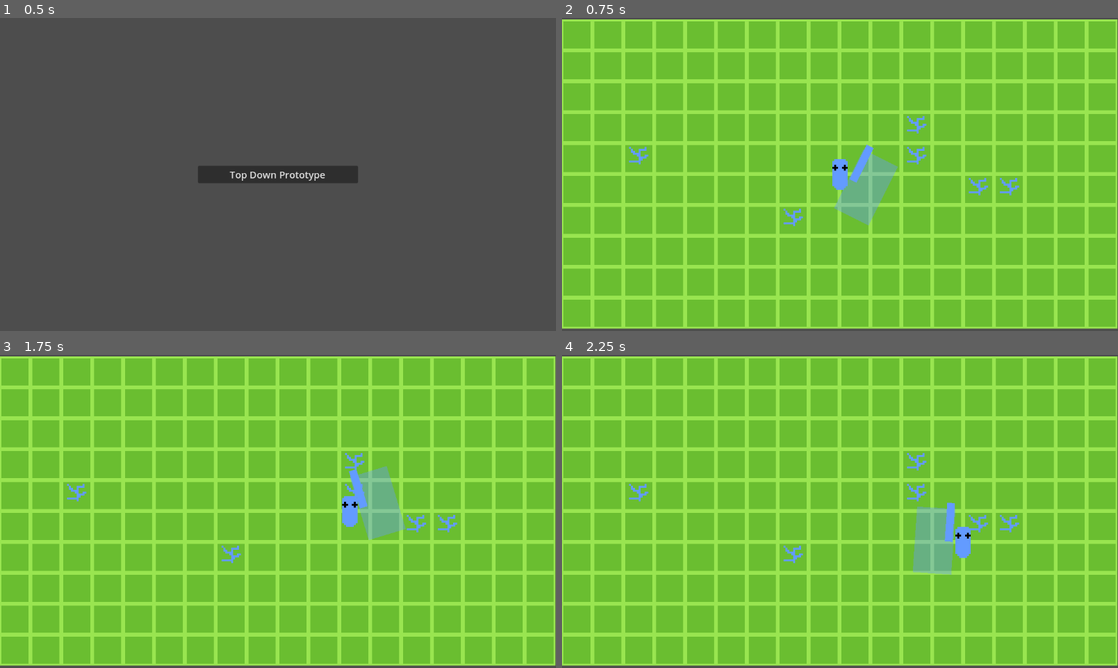
Above: before the commit, frames 1-4 (two rows, left to right).
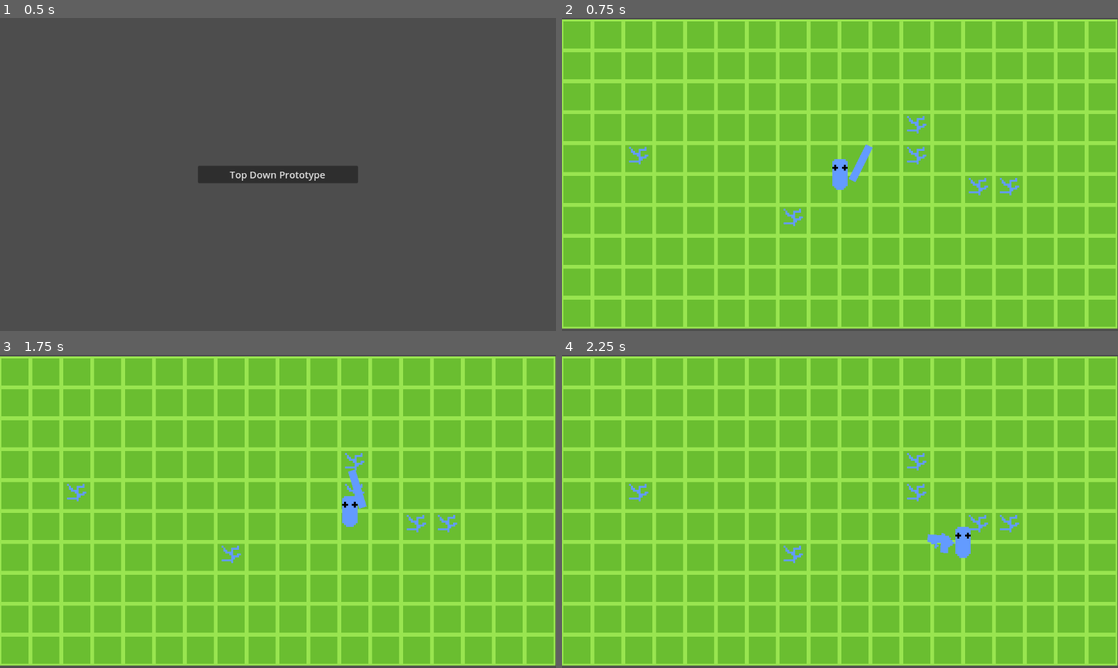
Above: after the commit, the same moments.

Repository: lowmoya/NexusEscape
Game: Godot game, scene res://mainmenu.tscn
The game is run twice, just before and just after one commit, with the same random seed, the same clock (stepped at 60 frames per second) and the same inputs.
Inputs (mouse positions are in pixels of both pictures, inside the frame that each line leads up to):
- Up to frame 1 (0.5 s): no input
- Up to frame 2 (0.75 s): click "Top Down Prototype" at 0.5 s
- Up to frame 3 (1.75 s): tap Enter at 1.25 s; move the mouse to (400, 495) at 1.27 s; hold D (move_right) from 1.28 s (still down); click (400, 495) at 1.35 s; tap Mouse wheel down (select_left, bound only after the commit) at 1.55 s
- Up to frame 4 (2.25 s): move the mouse to (728, 527) at 2.02 s; release D (move_right) at 2.03 s; hold S (move_down) from 2.03 s (still down); tap Mouse wheel down (select_left, bound only after the commit) at 2.1 s

Frame 1 is identical in both runs. In frame 2, 1.4% of the frame differs, in the area x 49-61%, y 40-67%; in frame 3, 1.3%; in frame 4, 1.5%, in the area x 63-71%, y 47-71%.

Commit message:
Basic weapon switching and projectile weapon

Diff:
--- a/Entities/Player.gd
+++ b/Entities/Player.gd
@@ -1,6 +1,6 @@
 extends CharacterBody2D
 
-enum {SWORD_WE, GUN_WE}
+enum {SWORD_WE, GUN_WE, COUNT_WE}
 var held = null
 var weapons = [ null , null]
 @export var weapon = SWORD_WE
@@ -21,11 +21,19 @@
 		held.scale.y = 1
 
 
+func switchHeld(index):
+	weapons[weapon].visible = false
+	weapon = index
+	weapons[weapon].visible = true
+
+
+
 func _ready():
 	held = get_node("Held")
 	updateHeld()
 
 	weapons[SWORD_WE] = get_node("Held/Sword")
+	weapons[GUN_WE] = get_node("Held/Gun")
 
 
 func _process(_delta):
@@ -36,8 +44,17 @@
 	if movement.x != 0 and movement.y != 0:
 		movement *= .71
 
-	if Input.is_action_just_pressed("attack_main") and weapons[weapon].idle:
-		weapons[weapon].attack()
+	if weapons[weapon].idle:
+		if Input.is_action_just_pressed("attack_main"):
+			weapons[weapon].attack()
+		elif Input.is_action_just_pressed("select_one"):
+			switchHeld(SWORD_WE)
+		elif Input.is_action_just_pressed("select_two"):
+			switchHeld(GUN_WE)
+		elif Input.is_action_just_pressed("select_right"):
+			switchHeld(0 if weapon == COUNT_WE - 1 else weapon + 1)
+		elif Input.is_action_just_pressed("select_left"):
+			switchHeld(COUNT_WE - 1 if weapon == 0 else weapon - 1)
 
 
 func _physics_process(delta):
--- /dev/null
+++ b/Prefabs/bullet.gd
@@ -0,0 +1,6 @@
+extends CharacterBody2D
+
+func _physics_process(delta):
+	move_and_collide(velocity)
+	if !get_viewport_rect().has_point(global_position):
+		queue_free()
--- /dev/null
+++ b/Prefabs/bullet.tscn
@@ -0,0 +1,19 @@
+[gd_scene load_steps=4 format=3 uid="uid://ce10kpvdbt0hd"]
+
+[ext_resource type="Texture2D" uid="uid://wdaky1t0tymr" path="res://Prefabs/bullet.png" id="1_3u4xm"]
+[ext_resource type="Script" path="res://Prefabs/bullet.gd" id="1_75lng"]
+
+[sub_resource type="CircleShape2D" id="CircleShape2D_jj8g2"]
+radius = 9.0
+
+[node name="bullet" type="CharacterBody2D"]
+collision_layer = 0
+collision_mask = 0
+script = ExtResource("1_75lng")
+
+[node name="CollisionShape2D" type="CollisionShape2D" parent="."]
+shape = SubResource("CircleShape2D_jj8g2")
+
+[node name="Bullet" type="Sprite2D" parent="."]
+scale = Vector2(4, 4)
+texture = ExtResource("1_3u4xm")
--- a/Prefabs/gun.gd
+++ b/Prefabs/gun.gd
@@ -1,12 +1,19 @@
-extends Node2D
+extends Weapon
 
-class_name Gun
+@export var GunLength = 36
+@export var Bullet = preload("res://Prefabs/bullet.tscn")
+@export var BulletSpeed = 10
 
-# Called when the node enters the scene tree for the first time.
-func _ready():
-	pass # Replace with function body.
+var outer_scene = null
 
 
-# Called every frame. 'delta' is the elapsed time since the previous frame.
-func _process(delta):
-	pass
+func _ready():
+	outer_scene = get_tree().current_scene
+
+func attack():
+	var bullet = Bullet.instantiate()
+	bullet.visible = false
+	outer_scene.add_child(bullet)
+	bullet.global_position = global_position + Vector2(cos(global_rotation), sin(global_rotation)) * GunLength
+	bullet.velocity = Vector2(cos(global_rotation), sin(global_rotation)) * BulletSpeed
+	bullet.visible = true
--- a/Prefabs/gun.tscn
+++ b/Prefabs/gun.tscn
@@ -1,6 +1,12 @@
-[gd_scene load_steps=2 format=3 uid="uid://bwb3q2u1hv0j3"]
+[gd_scene load_steps=3 format=3 uid="uid://bwb3q2u1hv0j3"]
 
 [ext_resource type="Script" path="res://Prefabs/gun.gd" id="1_sl4md"]
+[ext_resource type="Texture2D" uid="uid://j2gdl6r3jwee" path="res://Prefabs/gun.png" id="2_a3wt6"]
 
 [node name="gun" type="Node2D"]
+position = Vector2(40, 0)
 script = ExtResource("1_sl4md")
+
+[node name="Gun" type="Sprite2D" parent="."]
+scale = Vector2(4, 4)
+texture = ExtResource("2_a3wt6")
--- a/Prefabs/sword.gd
+++ b/Prefabs/sword.gd
@@ -1,16 +1,19 @@
 extends Weapon
 
-var HitArea = null
+var blade = null
+var slash = null
 
 var angle = -PI / 2
 @export var speed = 4 * PI
 
 func _ready():
-	HitArea = get_node("HitArea")
-
+	blade = get_node("HitArea")
+	slash = get_node("Swordslash")
 
 func attack():
 	idle = false
+	slash.visible = true
+
 
 
 
@@ -22,35 +25,5 @@
 	if angle >= PI / 2:
 		angle = -PI /2
 		idle = true
-	HitArea.rotation = angle
-
-
-#
-#class_name Sword
-#
-#var container = null
-#
-#@export var speed = 4 * PI
-#var angle = -PI / 2
-#var clockwise = true
-#
-#func swing():
-#	pass
-#
-#func _ready():
-#	container = get_node("HitArea")
-#	if get_viewport().get_mouse_position().x < global_position.x:
-#		speed *= -1
-#		angle *= -1
-#		clockwise = false
-#	container.rotation = angle
-#
-#func _physics_process(delta):
-#	angle += speed * delta
-#	if clockwise:
-#		if angle >= PI / 2:
-#			queue_free()
-#	else:
-#		if angle <= -PI / 2:
-#			queue_free();
-#	container.rotation = angle
+		slash.visible = false
+	blade.rotation = angle
--- a/Prefabs/sword.tscn
+++ b/Prefabs/sword.tscn
@@ -11,7 +11,7 @@
 script = ExtResource("1_sk4ed")
 
 [node name="HitArea" type="CharacterBody2D" parent="."]
-position = Vector2(20, 0)
+position = Vector2(8, 0)
 rotation = -1.5708
 
 [node name="HitBox" type="CollisionShape2D" parent="HitArea"]
@@ -27,6 +27,7 @@
 metadata/_edit_lock_ = true
 
 [node name="Swordslash" type="Sprite2D" parent="."]
-position = Vector2(50, 0)
+visible = false
+position = Vector2(40, 0)
 scale = Vector2(4, 4)
 texture = ExtResource("3_7qfhr")
--- a/Prefabs/weapon.gd
+++ b/Prefabs/weapon.gd
@@ -1,4 +1,4 @@
-extends Node
+extends Node2D
 
 class_name Weapon
 
--- a/project.godot
+++ b/project.godot
@@ -51,6 +51,26 @@
 "events": [Object(InputEventMouseButton,"resource_local_to_scene":false,"resource_name":"","device":-1,"window_id":0,"a …(257 unchanged characters)…
 ]
 }
+select_one={
+"deadzone": 0.5,
+"events": [Object(InputEventKey,"resource_local_to_scene":false,"resource_name":"","device":-1,"window_id":0,"alt_pressed":false,"shift_pressed":false,"ctrl_pressed":false,"meta_pressed":false,"pressed":false,"keycode":0,"physical_keycode":49,"key_label":0,"unicode":38,"echo":false,"script":null)
+]
+}
+select_two={
+"deadzone": 0.5,
+"events": [Object(InputEventKey,"resource_local_to_scene":false,"resource_name":"","device":-1,"window_id":0,"alt_pressed":false,"shift_pressed":false,"ctrl_pressed":false,"meta_pressed":false,"pressed":false,"keycode":0,"physical_keycode":50,"key_label":0,"unicode":91,"echo":false,"script":null)
+]
+}
+select_right={
+"deadzone": 0.5,
+"events": [Object(InputEventMouseButton,"resource_local_to_scene":false,"resource_name":"","device":-1,"window_id":0,"alt_pressed":false,"shift_pressed":false,"ctrl_pressed":false,"meta_pressed":false,"button_mask":8,"position":Vector2(83, 4),"global_position":Vector2(87, 47),"factor":1.0,"button_index":4,"canceled":false,"pressed":true,"double_click":false,"script":null)
+]
+}
+select_left={
+"deadzone": 0.5,
+"events": [Object(InputEventMouseButton,"resource_local_to_scene":false,"resource_name":"","device":-1,"window_id":0,"alt_pressed":false,"shift_pressed":false,"ctrl_pressed":false,"meta_pressed":false,"button_mask":16,"position":Vector2(89, 9),"global_position":Vector2(93, 52),"factor":1.0,"button_index":5,"canceled":false,"pressed":true,"double_click":false,"script":null)
+]
+}
 
 [rendering]
 
--- a/topdown.tscn
+++ b/topdown.tscn
@@ -1,9 +1,10 @@
-[gd_scene load_steps=8 format=3 uid="uid://dr5kg4jfnuwbm"]
+[gd_scene load_steps=9 format=3 uid="uid://dr5kg4jfnuwbm"]
 
 [ext_resource type="Texture2D" uid="uid://bhcnox8yqsn6m" path="res://stdfloor.png" id="1_pdw3i"]
 [ext_resource type="Script" path="res://Entities/Player.gd" id="2_v5mm1"]
 [ext_resource type="Texture2D" uid="uid://i81owtip0pv6" path="res://Entities/player.png" id="3_eng6k"]
 [ext_resource type="PackedScene" uid="uid://bpisn7glxa323" path="res://Prefabs/sword.tscn" id="4_vyli8"]
+[ext_resource type="PackedScene" uid="uid://bwb3q2u1hv0j3" path="res://Prefabs/gun.tscn" id="5_liabq"]
 
 [sub_resource type="TileSetAtlasSource" id="TileSetAtlasSource_dnfsx"]
 resource_name = "standard floor"
@@ -51,4 +52,8 @@
 [node name="Held" type="Node2D" parent="Scene/Player"]
 
 [node name="Sword" parent="Scene/Player/Held" instance=ExtResource("4_vyli8")]
-position = Vector2(10, 0)
+position = Vector2(20, 0)
+
+[node name="Gun" parent="Scene/Player/Held" instance=ExtResource("5_liabq")]
+visible = false
+position = Vector2(46, 0)
Binary file added: Prefabs/bullet.png
Not shown, added: Prefabs/bullet.png.import
Binary file added: Prefabs/gun.png
Not shown, added: Prefabs/gun.png.import
